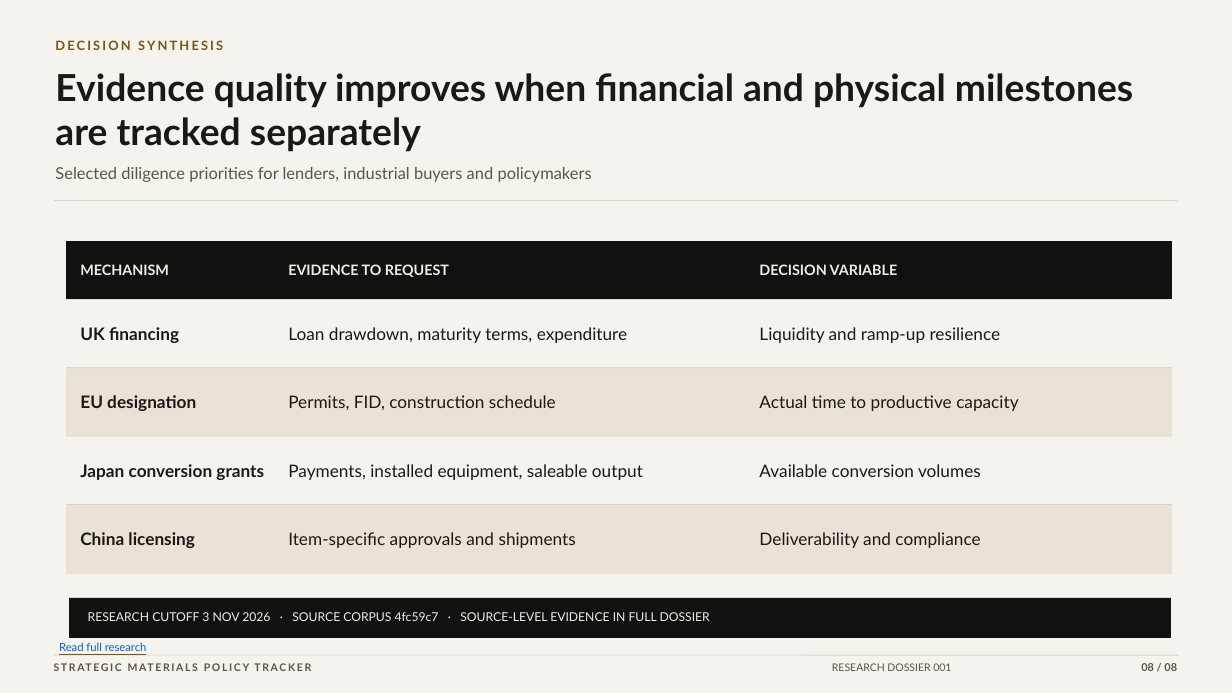
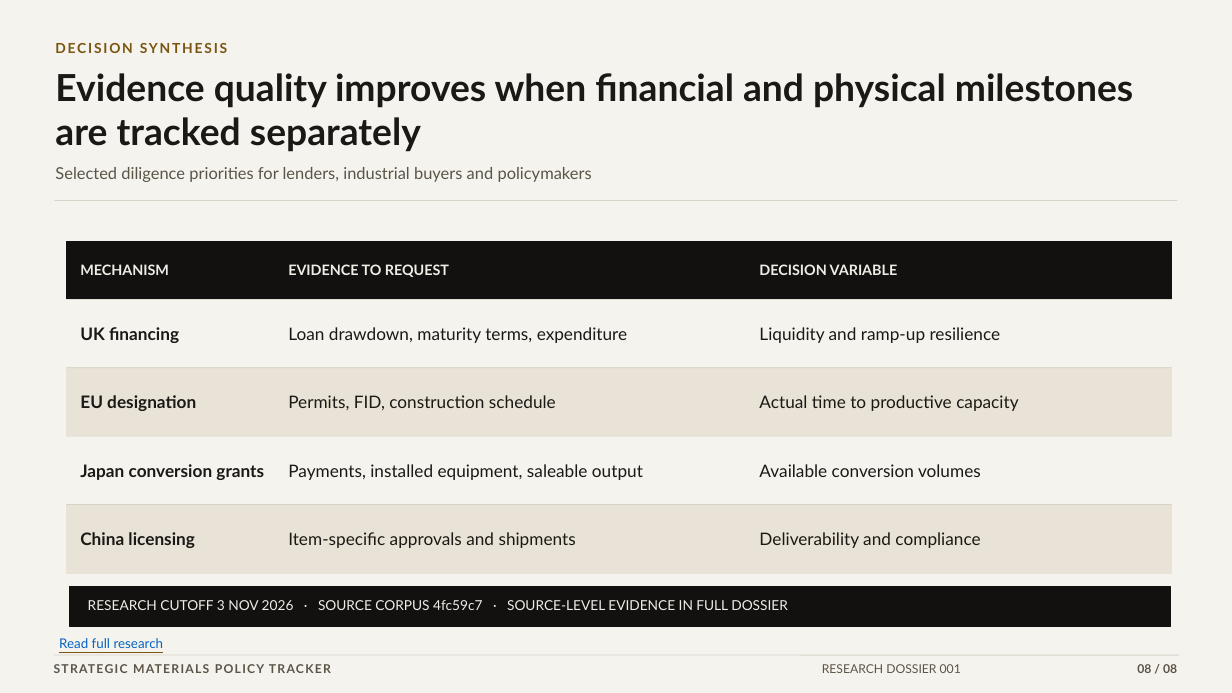
Before and after one commit to VSSpowerlifting/strategic-materials-policy-tracker, a slide deck: slide 8 of public/research/r001/tungsten-supply-security-archivo-executive.pptx. Drawn at 1232x693 pixels with LibreOffice and Linux fonts; fonts in the diff are those of the drawing. Boxes give left, top, right and bottom in pixels: in the first picture for what was removed or moved away, otherwise in the second. Text is boxed around its words. In the diff, an @@ line names an element or a change of style, - is before the commit and + after.

```diff
--- a/public/research/r001/tungsten-supply-security-archivo-executive.pptx
+++ b/public/research/r001/tungsten-supply-security-archivo-executive.pptx
@@ text "DECISION SYNTHESIS" at (55,43,227,53): size 10 to 10.8 pt, letter spacing 1.7 to 1.4 pt @@
@@ rectangle: place and size @@
-rectangle at (69,598,1171,638)
+rectangle at (69,587,1171,627)
@@ text "RESEARCH CUTOFF 3 NOV 2026 ...": place and size @@
-text "RESEARCH CUTOFF 3 NOV 2026 ..." at (88,612,710,621)
+text "RESEARCH CUTOFF 3 NOV 2026 ..." at (88,600,788,610)
@@ text "RESEARCH CUTOFF 3 NOV 2026 ..." at (88,600,788,610): size 9.5 to 10.7 pt @@
@@ text "Read full research" at (59,638,164,648): size 8.8 to 10.4 pt @@
@@ text "STRATEGIC MATERIALS POLICY TRACKER" at (54,660,479,678): size 8.2 to 9.5 pt, letter spacing 1.3 to 1 pt @@
@@ text "RESEARCH DOSSIER 001" at (822,664,961,673): size 8.2 to 9.5 pt @@
@@ text "08 / 08" at (1137,664,1177,673): size 8.5 to 9.5 pt @@
```
Also in this commit, not shown: 7 other slides changed, 4 other files.
